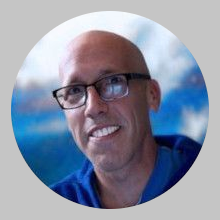
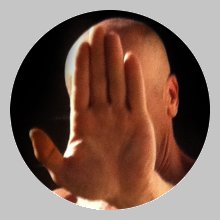
Comparing the layer stacks of the two 220px x 220px images. Changes:
renamed "img" to "michael-webboot-avatar.png", painted on it over (10, 10, 210, 210)
removed layer "background" over (10, 10, 210, 210)
